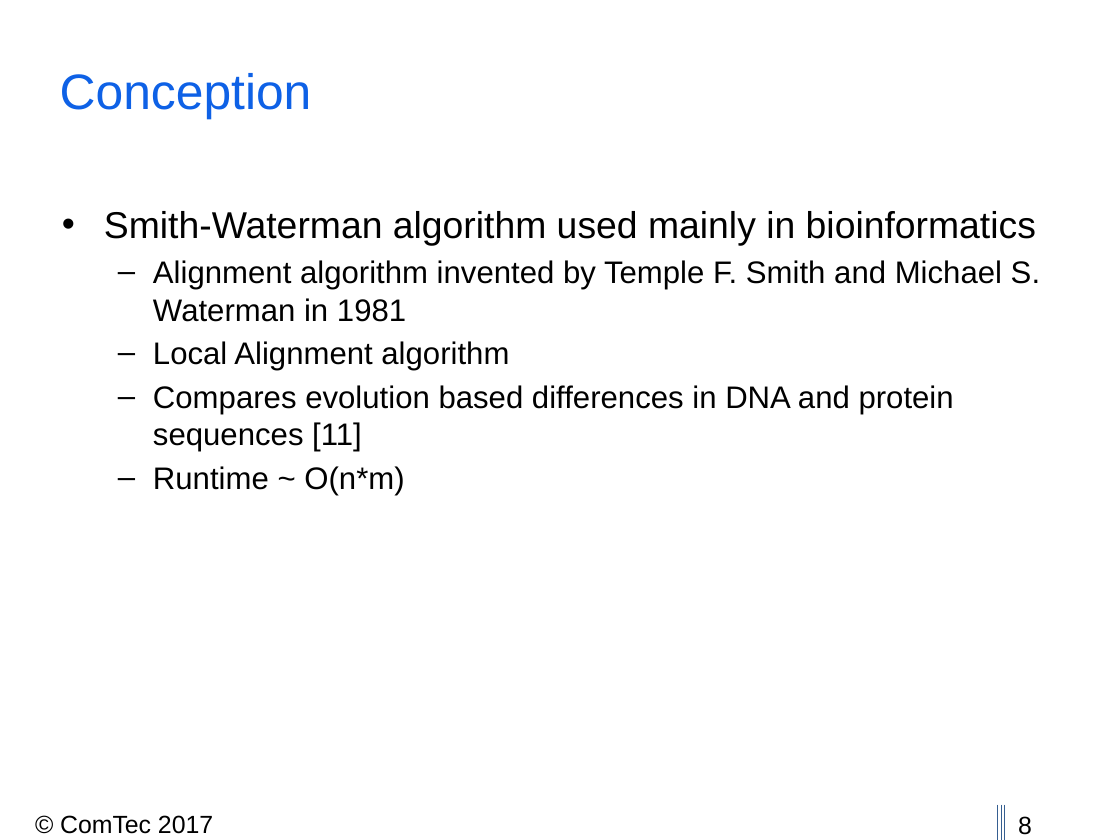
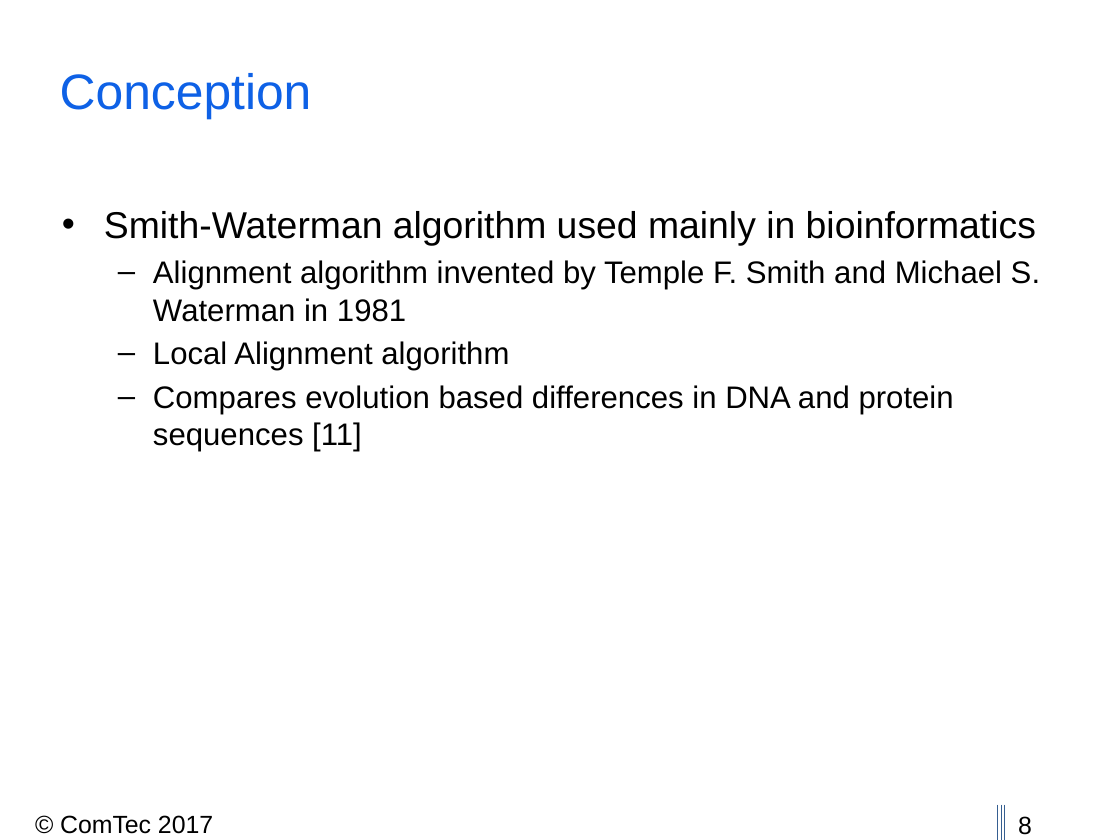
Before and after one commit to thedrayman/ct2-alignment, a slide deck: slide 8 of Presentation/CT2_2017_Alignment.pptx. Drawn at 1120x840 pixels with LibreOffice and Linux fonts; fonts in the diff are those of the drawing; background and template pictures are left out. Boxes give left, top, right and bottom in pixels: in the first picture for what was removed or moved away, otherwise in the second. Text is boxed around its words. In the diff, an @@ line names an element or a change of style, - is before the commit and + after.

```diff
--- a/Presentation/CT2_2017_Alignment.pptx
+++ b/Presentation/CT2_2017_Alignment.pptx
@@ text at (x1=153, y1=466, x2=404, y2=495): paragraph removed @@
-  – Runtime ~ O(n*m)
```
Also in this commit, not shown: 2 other files.
